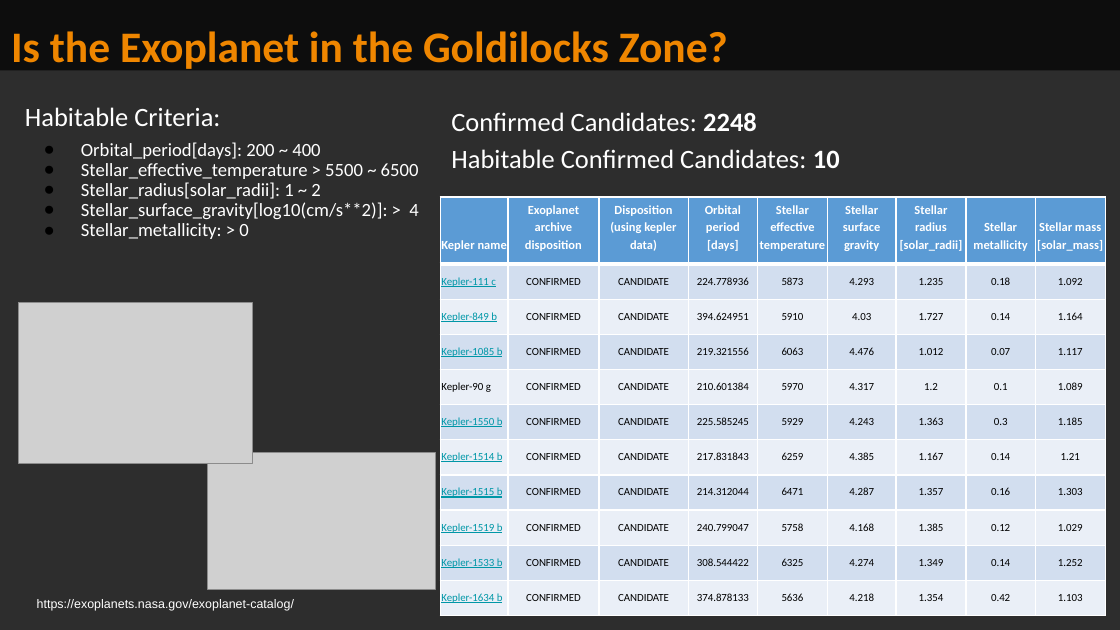
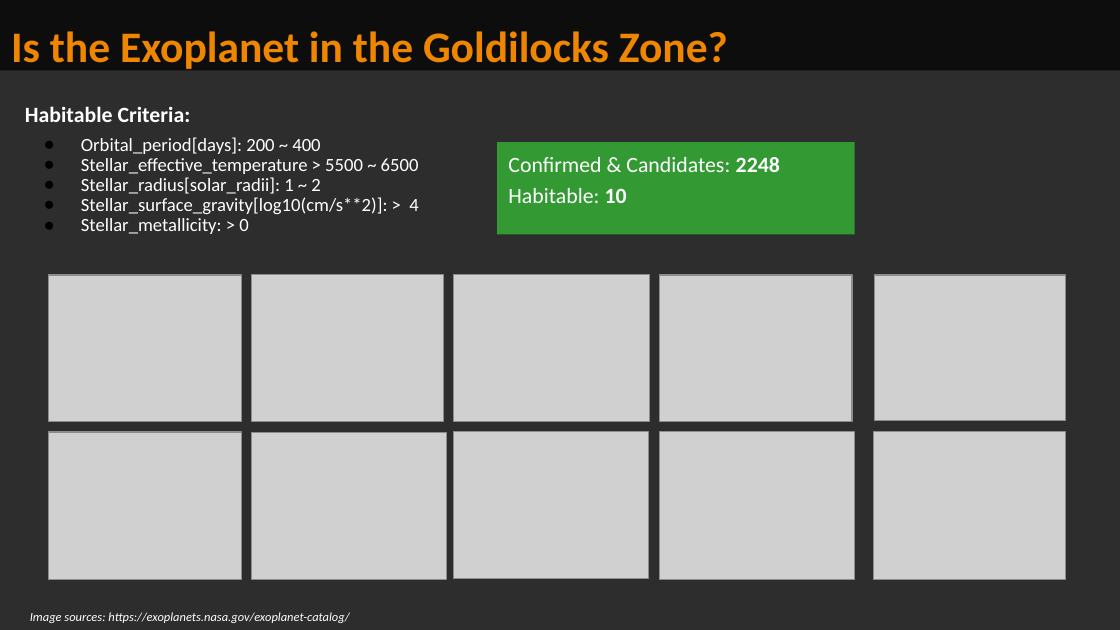
Before and after one commit to Rander417/KeplerExoplanet, a slide deck: slide 13 of Kepler_Analysis_Presentation.pptx. Drawn at 1120x630 pixels with LibreOffice and Linux fonts; fonts in the diff are those of the drawing; grey boxes stand for pictures. Boxes give left, top, right and bottom in pixels: in the first picture for what was removed or moved away, otherwise in the second. Text is boxed around its words. In the diff, an @@ line names an element or a change of style, - is before the commit and + after.

Commit message:
Updated habitable slides

```diff
--- a/Kepler_Analysis_Presentation.pptx
+++ b/Kepler_Analysis_Presentation.pptx
@@ text at (25, 106, 191, 122): size 17 to 14 pt, bold on in "Habitable Criteria:" @@
@@ text "Confirmed & Candidates: 2248": place and size @@
-text "Confirmed & Candidates: 2248" at (451, 112, 840, 168)
+text "Confirmed & Candidates: 2248" at (497, 142, 855, 234)
@@ text "Confirmed & Candidates: 2248" at (497, 142, 855, 234): fill none to #339933 @@
@@ text at (508, 157, 780, 203): text changed; size 17 to 14 pt @@
-Confirmed Candidates: 2248
-Habitable Confirmed Candidates: 10
+Confirmed & Candidates: 2248
+Habitable: 10
@@ table removed at (440, 197, 1104, 616), 11 rows, 9 columns @@
-Kepler name | Exoplanet archive / disposition | Disposition / (using kepler data) | Orbital period / [days] | Stellar effective / temperature | Stellar surface / gravity | Stellar radius / [solar_radii] | Stellar / metallicity | Stellar mass / [solar_mass]
-Kepler-111 c | CONFIRMED | CANDIDATE | 224.778936 | 5873 | 4.293 | 1.235 | 0.18 | 1.092
-Kepler-849 b | CONFIRMED | CANDIDATE | 394.624951 | 5910 | 4.03 | 1.727 | 0.14 | 1.164
-Kepler-1085 b | CONFIRMED | CANDIDATE | 219.321556 | 6063 | 4.476 | 1.012 | 0.07 | 1.117
-Kepler-90 g | CONFIRMED | CANDIDATE | 210.601384 | 5970 | 4.317 | 1.2 | 0.1 | 1.089
-Kepler-1550 b | CONFIRMED | CANDIDATE | 225.585245 | 5929 | 4.243 | 1.363 | 0.3 | 1.185
-Kepler-1514 b | CONFIRMED | CANDIDATE | 217.831843 | 6259 | 4.385 | 1.167 | 0.14 | 1.21
-Kepler-1515 b | CONFIRMED | CANDIDATE | 214.312044 | 6471 | 4.287 | 1.357 | 0.16 | 1.303
-Kepler-1519 b | CONFIRMED | CANDIDATE | 240.799047 | 5758 | 4.168 | 1.385 | 0.12 | 1.029
-Kepler-1533 b | CONFIRMED | CANDIDATE | 308.544422 | 6325 | 4.274 | 1.349 | 0.14 | 1.252
-Kepler-1634 b | CONFIRMED | CANDIDATE | 374.878133 | 5636 | 4.218 | 1.354 | 0.42 | 1.103
@@ picture: place and size @@
-picture at (19, 302, 252, 463)
+picture at (48, 276, 242, 422)
@@ picture added at (252, 274, 445, 421) @@
@@ picture added at (454, 274, 650, 421) @@
@@ picture added at (660, 276, 852, 421) @@
@@ picture added at (875, 276, 1066, 421) @@
@@ picture added at (48, 432, 242, 580) @@
@@ picture: place and size @@
-picture at (207, 452, 435, 589)
+picture at (252, 432, 447, 579)
@@ picture added at (454, 432, 648, 579) @@
@@ picture added at (660, 432, 855, 580) @@
@@ picture added at (874, 432, 1066, 580) @@
@@ text at (30, 612, 349, 623): text changed; font Arial to Calibri; italic on @@
-https://exoplanets.nasa.gov/exoplanet-catalog/
+Image sources: https://exoplanets.nasa.gov/exoplanet-catalog/
```
Also in this commit, not shown: 3 other slides changed, 2 other files.
